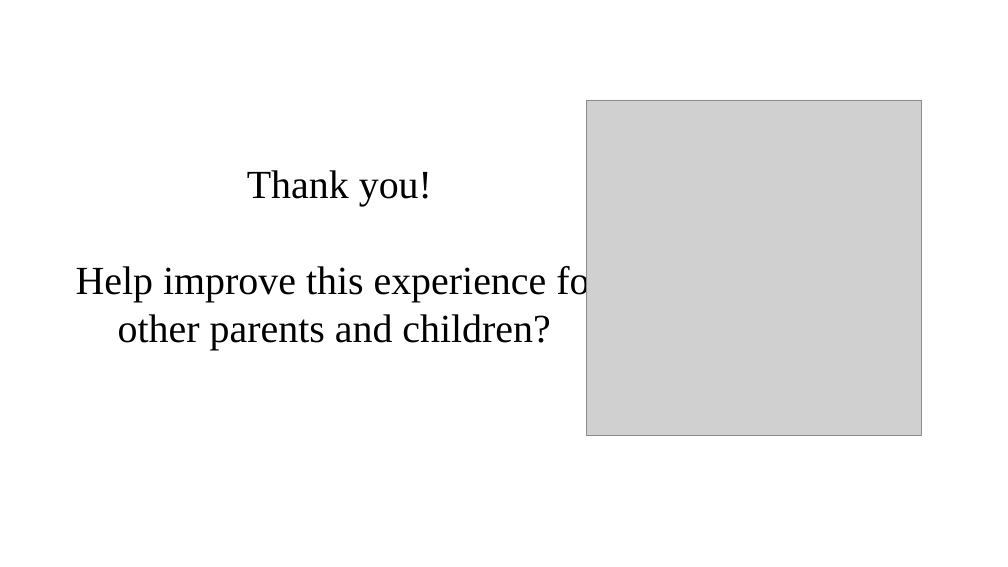
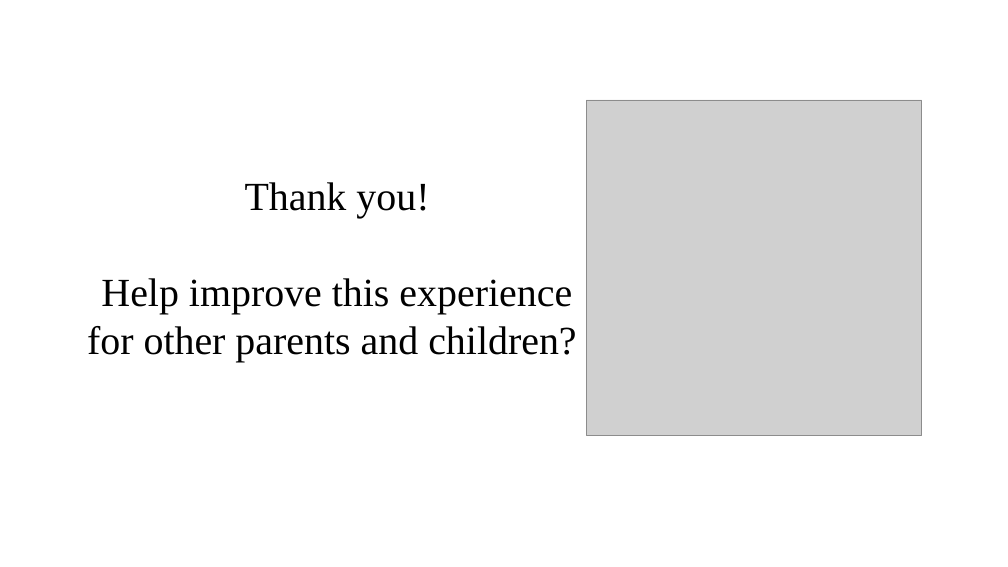
Before and after one commit to mariannazhang/PowerPoint-auto-coding, a slide deck: slide 24 of materials/stimuli.pptm. Drawn at 1008x567 pixels with LibreOffice and Linux fonts; fonts in the diff are those of the drawing; grey boxes stand for pictures. Boxes give left, top, right and bottom in pixels: in the first picture for what was removed or moved away, otherwise in the second. Text is boxed around its words. In the diff, an @@ line names an element or a change of style, - is before the commit and + after.

```diff
--- a/materials/stimuli.pptm
+++ b/materials/stimuli.pptm
@@ text "Thank you! Help improve this ...": place and size @@
-text "Thank you! Help improve this ..." at [76,170,603,350]
+text "Thank you! Help improve this ..." at [87,182,576,362]
@@ text "Thank you! Help improve this ..." at [87,182,576,362]: vertical alignment bottom to top @@
```
Also in this commit, not shown: 2 other slides changed.
